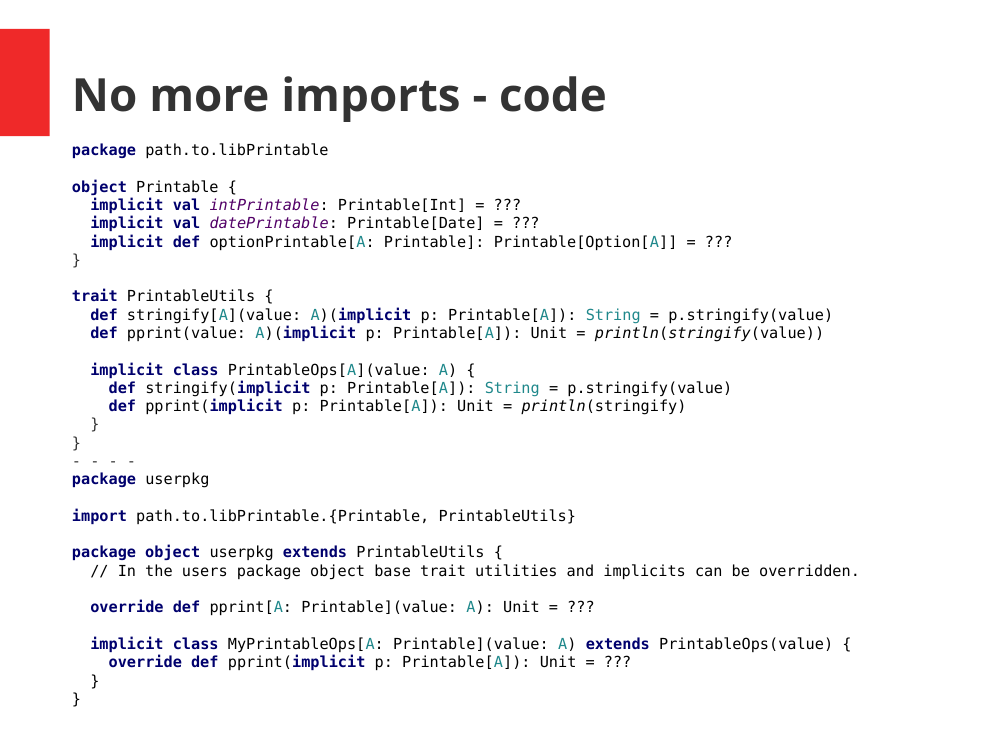
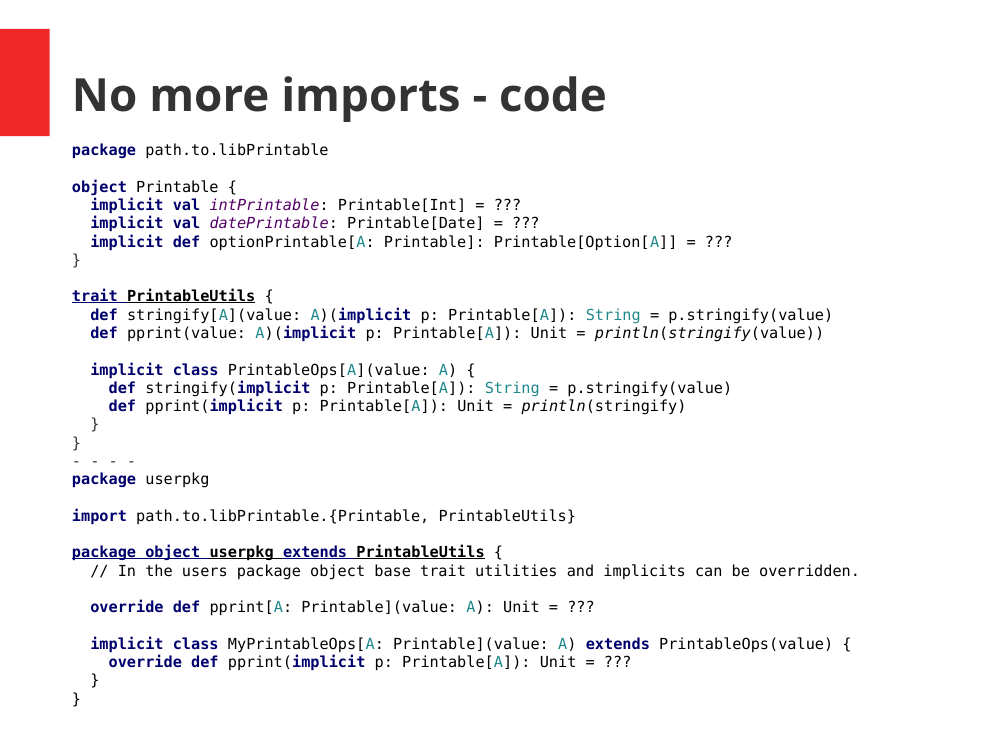
Before and after one commit to hermannhueck/typeclasses, a slide deck: slide 32 of Slides/TypeClasses.pptx (slide 31 before the commit). Drawn at 1008x756 pixels with LibreOffice and Linux fonts; fonts in the diff are those of the drawing. Boxes give left, top, right and bottom in pixels: in the first picture for what was removed or moved away, otherwise in the second. Text is boxed around its words. In the diff, an @@ line names an element or a change of style, - is before the commit and + after.

```diff
--- a/Slides/TypeClasses.pptx
+++ b/Slides/TypeClasses.pptx
@@ text at box(72, 289, 484, 561): bold on in "PrintableUtils", "userpkg PrintableUtils"; underline on in "trait PrintableUtils", "package object userpkg extends PrintableUtils" @@
```
Also in this commit, not shown: 9 other slides changed, 1 slide added, 1 other file.
